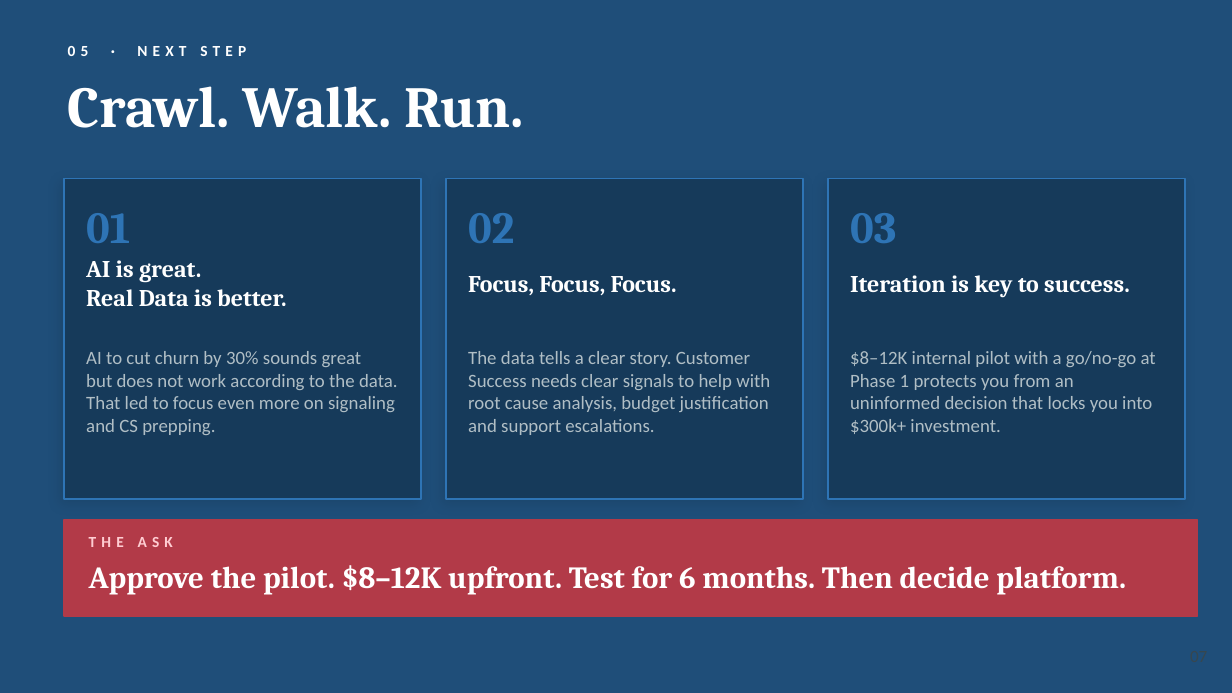
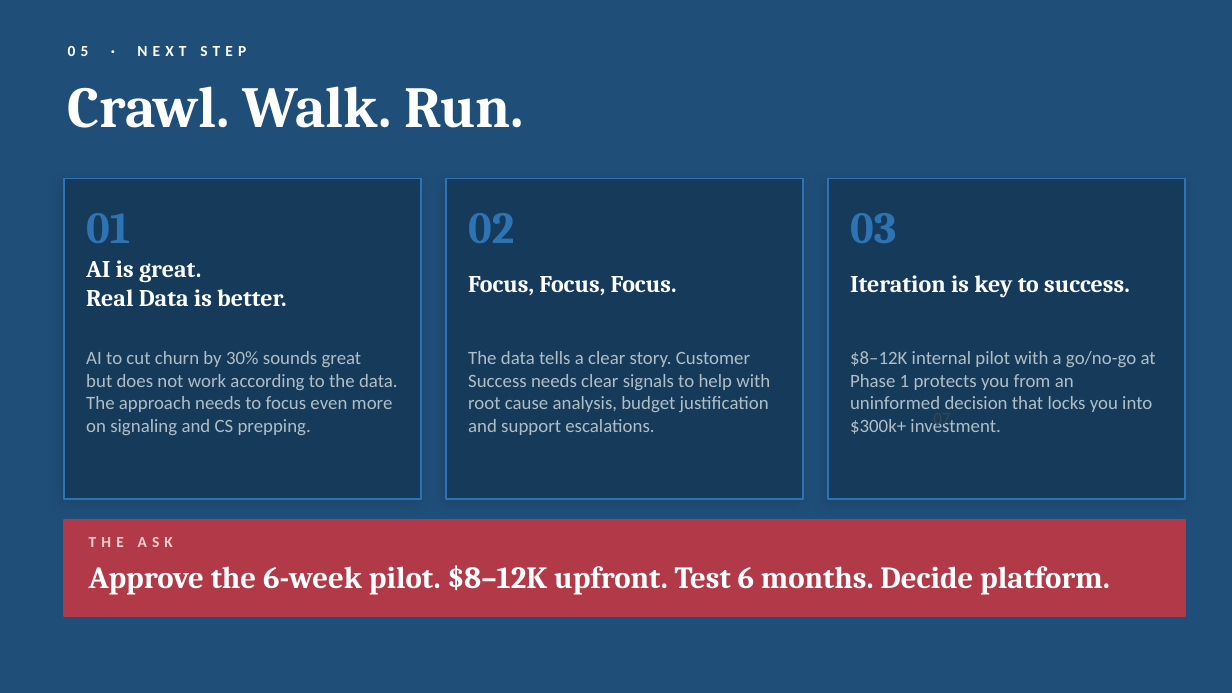
Before and after one commit to MAVA0707/Deliverables, a slide deck: slide 5 of Week 8/Project 5/Ravenstack_Churn_Pitch_v2.pptx. Drawn at 1232x693 pixels with LibreOffice and Linux fonts; fonts in the diff are those of the drawing. Boxes give left, top, right and bottom in pixels: in the first picture for what was removed or moved away, otherwise in the second. Text is boxed around its words. In the diff, an @@ line names an element or a change of style, - is before the commit and + after.

Commit message:
PPT fixes and version alignment

```diff
--- a/Week 8/Project 5/Ravenstack_Churn_Pitch_v2.pptx
+++ b/Week 8/Project 5/Ravenstack_Churn_Pitch_v2.pptx
@@ text at box(86, 351, 398, 435): text changed @@
-AI to cut churn by 30% sounds great but does not work according to the data. That led to focus even more on signaling and CS prepping.
+AI to cut churn by 30% sounds great but does not work according to the data. The approach needs to focus even more on signaling and CS prepping.
@@ text added at box(933, 423, 950, 429), 10 pt, text #37474F @@
+07
@@ rectangle: place and size @@
-rectangle at box(64, 520, 1198, 616)
+rectangle at box(64, 520, 1185, 616)
@@ text at box(89, 565, 1110, 595): text changed @@
-Approve the pilot. $8–12K upfront. Test for 6 months. Then decide platform.
+Approve the 6-week pilot. $8–12K upfront. Test 6 months. Decide platform.
```
Also in this commit, not shown: 4 other slides changed.
